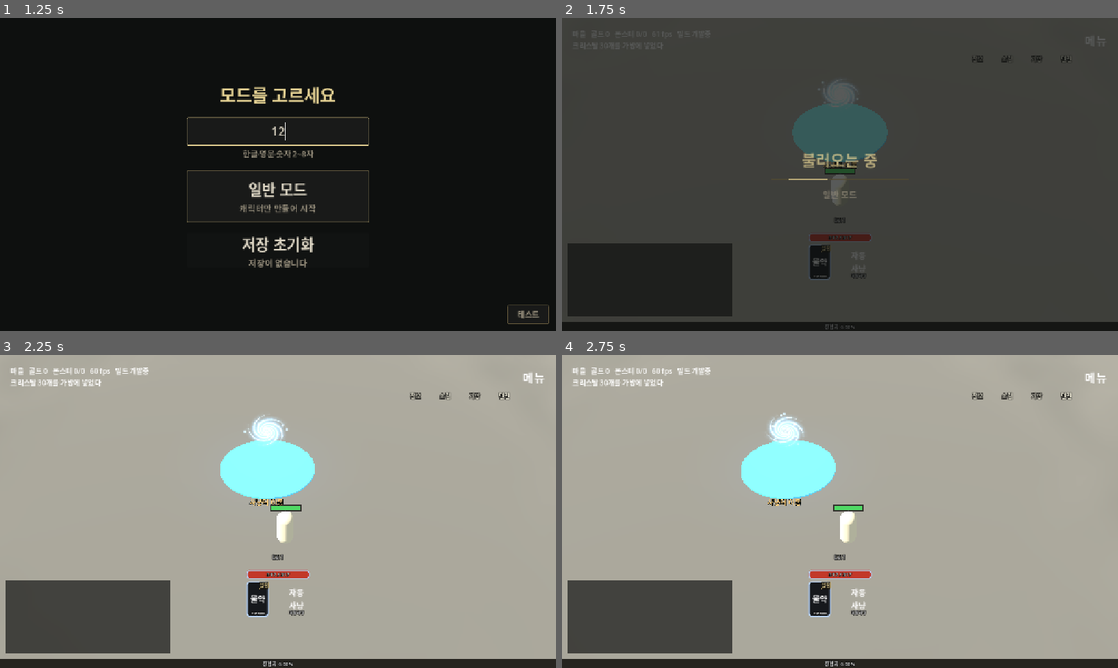
Above: before the commit, frames 1-4 (two rows, left to right).
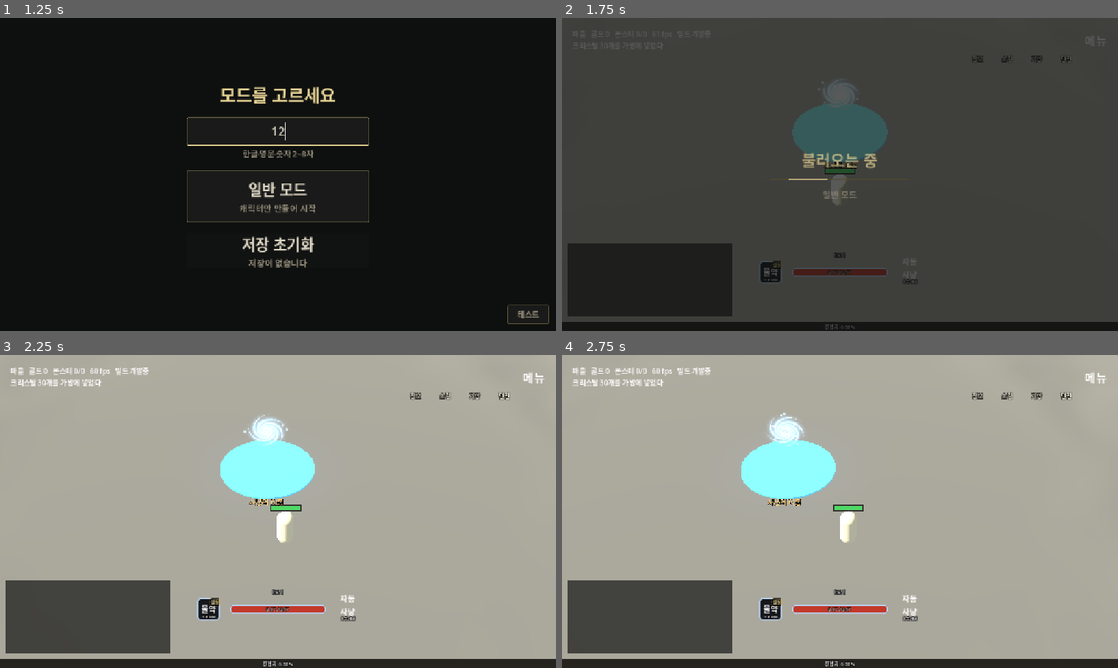
Above: after the commit, the same moments.

Repository: gogoalswo/MMORPG
Game: Godot game, scene res://start.tscn
Same seed, same stepped clock (60 frames per second), same inputs: the game is played once before the commit and once after it.
Inputs (mouse positions are in pixels of both pictures, inside the frame that each line leads up to):
- Up to frame 1 (1.25 s): click (278, 130) at 0.52 s; type "12" at 0.6 s
- Up to frame 2 (1.75 s): click (840, 196) at 1.27 s
- Up to frame 3 (2.25 s): tap Enter at 2 s; move the mouse to (400, 495) at 2.02 s; hold D from 2.03 s (still down); tap 1 at 2.1 s; click (400, 495) at 2.17 s
- Up to frame 4 (2.75 s): keep holding D

Frame 1 is identical in both runs. In frame 2, 1.2% of the frame differs, in the area x 35-64%, y 63-86%; in frame 3, 1.7%; in frame 4, 1.7%.

Commit message:
HUD 맨 아래 줄을 물약 · HP 막대(위에 레벨) · 자동사냥으로, HP 막대는 1.5배(220px)
요청대로 HP 막대를 양옆 칸 사이로 내리고 레벨 배지는 막대 바로 위에 둔다.
막대가 줄 안으로 들어가 줄 너비를 따라갈 수 없어 HP_BAR_W 로 길이를 정했다.
물약 칸은 자동사냥 너비 자리에 가운데로 앉혀 막대가 화면 가운데에 오게 했다.

Co-Authored-By: Claude Opus 5.5 <noreply@anthropic.com>
Claude-Session: https://claude.ai/code/session_01VkUvMK1KZSAi4TbK7rGG9j

Diff:
--- a/godot/game/game.gd
+++ b/godot/game/game.gd
@@ -116,6 +116,9 @@
 ## 막대 높이. **글자가 들어갈 만큼은 남겨야 한다** — 반으로 줄이면서 안쪽 여백
 ## (`BAR_PAD`)도 같이 줄였다 (2026-09-20)
 const HP_BAR_H := 22
+## 막대 길이. 맨 아래 줄 **물약과 자동사냥 사이**에 서면서 줄 너비를 못 따라가게 돼 정해 준다
+## (2026-10-02 요청 "HP바 길이를 지금의 1.5배로" — 그 전 길이는 물약~자동사냥 줄 147px 이었다)
+const HP_BAR_W := 220
 ## 막대 테두리 그림에서 테가 차지하는 두께 (9조각 여백). 얇은 선이라 작게 준다
 const BAR_FRAME_MARGIN := 5
 ## (채움은 직사각이라 여백이 필요 없다 — 홈이 `clip_children` 으로 잘라 준다)
@@ -163,7 +166,7 @@
 ## (2026-09-20). 테가 없으니 커도 스킬 칸으로 안 보인다
 const AUTO_CELL := 64
 const AUTO_INSET := 13
-## 퀵슬롯 줄과 자동사냥 칸 사이를 얼마나 띄우나
+## 체력 막대와 양옆 칸(물약·자동사냥) 사이를 얼마나 띄우나
 const AUTO_GAP := 8
 ## 고리를 칸 바닥에서 얼마나 띄우나 (글자 자리)
 const SPIN_LIFT := 13
@@ -3122,7 +3125,7 @@
 	return text
 
 
-## HUD 하단. **가운데에 퀵슬롯 4칸**, 오른쪽 아래에 자동사냥·스킬·가방 단추.
+## HUD 하단. **맨 아래 줄에 물약 · 체력 막대(위에 레벨 배지) · 자동사냥**, 그 위에 퀵슬롯 4칸.
 ##
 ## 퀵슬롯은 스킬 아이콘을 칸 테두리(ui_skill_slot)에 넣고, 쿨타임이 남았으면
 ## 시계 방향으로 걷히는 어둠과 남은 초를 얹는다. 빈 칸은 "+" — 눌러도 아무 일 없다.
@@ -3130,40 +3133,60 @@
 ## **앵커로 자리를 잡는다** (UI 는 조각을 앵커로 조립한다). 자식을 다 넣은 뒤에
 ## 최소 크기로 오프셋을 맞추고, 양쪽으로 자라게 해서 해상도가 바뀌어도 가운데에 남는다
 func _build_skill_bar() -> void:
-	# 아래 가운데 한 묶음 — 위에서부터 레벨 배지 · 경험치 % · 체력 막대 · 퀵슬롯
-	# (2026-09-20 요청). 왼쪽 위에 따로 있던 상태판을 여기로 내렸다.
-	# 세로 상자에 담아야 막대가 퀵슬롯 줄과 같은 길이로 늘어난다
+	# 아래 가운데 한 묶음 (2026-09-20 요청 — 왼쪽 위에 따로 있던 상태판을 여기로 내렸다).
+	# **맨 아래 줄이 [물약] [레벨 배지 / 체력 막대] [자동사냥]** 이다 (2026-10-02 요청 "HP를
+	# 아래로 내리고, 왼쪽에 물약 오른쪽에 자동사냥. 레벨은 지금처럼 HP위에"). 그 전에는
+	# 막대가 [물약·퀵슬롯·자동사냥] 줄 위에 그 줄 길이로 깔렸다. 퀵슬롯 줄은 그 위에 따로 선다
 	var column := VBoxContainer.new()
 	column.add_theme_constant_override("separation", 4)
 	column.mouse_filter = Control.MOUSE_FILTER_IGNORE
 	_ui_root.add_child(column)
 
 	_build_exp_gauge()
-	_build_level_badge(column)
+
+	# **보이는 액티브 스킬이 없으면 줄째 숨긴다** (2026-09-29 요청: "퀵슬롯 … 숨김 처리해") —
+	# 격투가는 평타만 쓴다. 스킬 표의 `hidden` 을 풀면 줄이 곧바로 돌아온다
+	var quick_row := HBoxContainer.new()
+	quick_row.add_theme_constant_override("separation", 5)
+	quick_row.size_flags_horizontal = Control.SIZE_SHRINK_CENTER
+	quick_row.visible = Skills.actives_shown(World.DEFAULT_JOB)
+	column.add_child(quick_row)
+
+	var dock := HBoxContainer.new()
+	dock.add_theme_constant_override("separation", 5)
+	column.add_child(dock)
+	_build_potion_cell(dock)
+
+	# 가운데 — 배지를 막대 바로 위에 얹는다. 양옆 칸과 **바닥을 맞추고**, 막대 아래에 여백을
+	# 줘서 막대 가운데가 칸 가운데 높이에 온다
+	var middle := VBoxContainer.new()
+	middle.add_theme_constant_override("separation", 4)
+	middle.size_flags_vertical = Control.SIZE_SHRINK_END
+	middle.mouse_filter = Control.MOUSE_FILTER_IGNORE
+	dock.add_child(middle)
+	_build_level_badge(middle)
 
 	var hp := _make_bar(HP_BAR_H, Color("#c33122"), 12)
 	_hp_bar = hp["bar"]
 	_hp_text = hp["text"]
-	column.add_child(hp["frame"])
-
-	var dock := HBoxContainer.new()
-	dock.add_theme_constant_override("separation", 5)
-	column.add_child(dock)
+	(hp["frame"] as Control).custom_minimum_size.x = HP_BAR_W
+	var hp_pad := MarginContainer.new()
+	hp_pad.mouse_filter = Control.MOUSE_FILTER_IGNORE
+	hp_pad.add_theme_constant_override("margin_bottom", int((AUTO_CELL - HP_BAR_H) / 2.0))
+	hp_pad.add_child(hp["frame"])
+	middle.add_child(hp_pad)
+
 	_bar_buttons.clear()
-	_build_potion_cell(dock)
 	for slot in int(GameData.combat().get("skillBarSize", 4)):
 		var cell := _make_skill_cell(QUICK_CELL, "ui_quick_slot", _on_bar_pressed.bind(slot), QUICK_MARGIN)
 		cell.find_child("key", true, false).text = str(slot + 1)
-		# **보이는 액티브 스킬이 없으면 숨긴다** (2026-09-29 요청: "퀵슬롯 … 숨김 처리해") —
-		# 격투가는 평타만 쓴다. 스킬 표의 `hidden` 을 풀면 칸이 곧바로 돌아온다
 		cell.visible = Skills.actives_shown(World.DEFAULT_JOB)
-		dock.add_child(cell)
+		quick_row.add_child(cell)
 		_bar_buttons.append(cell)
 		_bar_cooling.append(false)
 
-	# 자동사냥도 같은 칸이다 — 엄지가 퀵슬롯과 같은 높이에서 닿는다 (2026-09-19 요청).
-	# 켜지면 칸 위에서 화살표 고리가 돈다
-	# 퀵슬롯에서 한 뼘 띄운다 — 붙여 두면 다섯 번째 스킬 칸으로 보인다
+	# 자동사냥 칸 — 막대 오른쪽 (2026-10-02). 켜지면 칸 위에서 화살표 고리가 돈다.
+	# 막대에서 한 뼘 띄운다
 	var gap := Control.new()
 	gap.custom_minimum_size = Vector2(AUTO_GAP, 0)
 	gap.mouse_filter = Control.MOUSE_FILTER_IGNORE
@@ -3183,6 +3206,7 @@
 	var auto_badge: MarginContainer = _auto_cell.find_child("badge", true, false).get_parent().get_parent()
 	# 칸이 작아진 뒤로는 바닥에 바짝 붙인다 — 가운데로 올라오면 검 손잡이와 겹친다
 	auto_badge.add_theme_constant_override("margin_bottom", 4)
+	_auto_cell.size_flags_vertical = Control.SIZE_SHRINK_END
 	dock.add_child(_auto_cell)
 
 	_auto_spin = TextureRect.new()
@@ -3324,10 +3348,9 @@
 	_design_cell.grow_vertical = Control.GROW_DIRECTION_BEGIN
 
 
-## 물약 칸 — **퀵슬롯 왼쪽** (2026-09-26 요청: 처음엔 오른쪽 옆이었다가 "물약을 퀵슬롯 왼쪽에 두고").
+## 물약 칸 — **체력 막대 왼쪽** (2026-10-02 요청. 그 전엔 퀵슬롯 왼쪽이었다 — 2026-09-26).
 ## 누르면 마시고, 오른쪽 위 "설정" 으로 저절로 마실 HP % 를 고른다. 쿨타임은 스킬 칸과 같은
-## 어둠·바늘로 돈다 (`_refresh_potion`). 퀵슬롯과 `AUTO_GAP` 만큼 띄운다 — 붙이면 다섯 번째
-## 스킬 칸으로 보인다 (자동사냥 칸에서 받은 지적과 같다)
+## 어둠·바늘로 돈다 (`_refresh_potion`). 막대와 `AUTO_GAP` 만큼 띄운다
 func _build_potion_cell(dock: HBoxContainer) -> void:
 	_potion_cell = _make_skill_cell(QUICK_CELL, "ui_quick_slot", _drink_potion, QUICK_MARGIN)
 	_potion_cell.name = "potion"
@@ -3338,7 +3361,14 @@
 		_potion_cell.find_child("text", true, false).text = "물약"
 	# 칸의 누름(hit)보다 **뒤에** 얹어야 이 단추가 먼저 눌린다
 	_potion_cell.add_child(_cell_setting("potion_setting", _toggle_potion_panel))
-	dock.add_child(_potion_cell)
+	# 자동사냥 칸(`AUTO_CELL`)과 **같은 너비 자리**에 가운데로 앉힌다 — 양옆이 같아야 막대가
+	# 화면 가운데에 오고, 칸 가운데 높이도 자동사냥과 맞는다 (2026-10-02)
+	var seat := CenterContainer.new()
+	seat.custom_minimum_size = Vector2(AUTO_CELL, AUTO_CELL)
+	seat.size_flags_vertical = Control.SIZE_SHRINK_END
+	seat.mouse_filter = Control.MOUSE_FILTER_IGNORE
+	seat.add_child(_potion_cell)
+	dock.add_child(seat)
 
 	var gap := Control.new()
 	gap.custom_minimum_size = Vector2(AUTO_GAP, 0)
--- a/godot/tests/ui_test.gd
+++ b/godot/tests/ui_test.gd
@@ -396,15 +396,12 @@
 	game._transport.send(&"potionPct", {"pct": int(GameData.combat().get("potionAutoDefault", 50))})
 	await process_frame
 	var cell: Control = game._potion_cell
-	# 퀵슬롯 **왼쪽**, 한 뼘(`AUTO_GAP`) 띄워서 (2026-09-26 요청).
-	# 퀵슬롯 스킬 칸이 숨었으면(보이는 스킬이 없다, 2026-09-29) 자동사냥 칸 왼쪽이다 — 한 뼘 더 띄워진다
-	var quick_shown: bool = game._bar_buttons[0].visible
-	var first: Rect2 = (game._bar_buttons[0] if quick_shown else game._auto_cell).get_global_rect()
-	var reach := 20.0 if quick_shown else 40.0 + float(game.AUTO_GAP)
+	# 체력 막대 **왼쪽**, 한 뼘(`AUTO_GAP`) 띄워서 (2026-10-02 요청 — 그 전엔 퀵슬롯 왼쪽)
+	var bar: Rect2 = (game._hp_bar.get_parent() as Control).get_global_rect()
 	var rect := cell.get_global_rect()
-	if absf(rect.get_center().y - first.get_center().y) > 2.0 or rect.end.x > first.position.x \
-			or first.position.x - rect.end.x > reach:
-		_fail("물약 칸이 퀵슬롯 바로 왼쪽이 아니다: 물약 %s · 첫 퀵슬롯 %s" % [rect, first])
+	if absf(rect.get_center().y - bar.get_center().y) > 2.0 or rect.end.x > bar.position.x \
+			or bar.position.x - rect.end.x > 30.0:
+		_fail("물약 칸이 체력 막대 바로 왼쪽이 아니다: 물약 %s · 막대 %s" % [rect, bar])
 	var icon: TextureRect = cell.find_child("icon", true, false)
 	if icon.texture == null:
 		_fail("물약 아이콘이 없다 — npm run sync:godot 을 돌렸나")
@@ -516,20 +513,29 @@
 	if game._hp_bar.value != float(me.hp):
 		_fail("체력을 깎았는데 막대가 %d" % game._hp_bar.value)
 
-	# 퀵슬롯 바로 위에, 퀵슬롯과 같은 길이로 깔린다.
+	# 맨 아래 줄 — **물약 · 체력 막대 · 자동사냥** (2026-10-02 요청). 막대는 화면 가운데,
+	# 양옆 칸과 같은 높이, 길이는 `HP_BAR_W`(그 전 147px 의 1.5배).
 	# **테두리(부모) 기준이다** — 채움은 안쪽 여백만큼 좁다
 	var hp_frame: Control = game._hp_bar.get_parent()
 	var hp_rect: Rect2 = hp_frame.get_global_rect()
-	var quick: Rect2 = game._bar_buttons[0].get_global_rect()
+	var potion_rect: Rect2 = game._potion_cell.get_global_rect()
+	var auto_side: Rect2 = game._auto_cell.get_global_rect()
 	var badge: Rect2 = game._level_label.get_global_rect()
-	if hp_rect.end.y > quick.position.y + 1.0 or quick.position.y - hp_rect.end.y > 24.0:
-		_fail("체력 막대가 퀵슬롯 바로 위가 아니다: 막대 %s · 퀵슬롯 %s" % [hp_rect, quick])
 	if absf(hp_rect.get_center().x - screen.x / 2.0) > 2.0:
 		_fail("체력 막대가 화면 가운데가 아니다: %s" % hp_rect)
-	# 줄은 물약 칸(맨 왼쪽)에서 자동사냥 칸(맨 오른쪽)까지다
-	var row_left: float = game._potion_cell.get_global_rect().position.x
-	if absf(hp_rect.size.x - float(game._auto_cell.get_global_rect().end.x - row_left)) > 6.0:
-		_fail("체력 막대가 퀵슬롯 줄과 길이가 다르다 (%.0f)" % hp_rect.size.x)
+	if absf(hp_rect.size.x - float(game.HP_BAR_W)) > 1.0:
+		_fail("체력 막대 길이가 %.0f 다 — HP_BAR_W(%d) 여야 한다" % [hp_rect.size.x, game.HP_BAR_W])
+	if potion_rect.end.x > hp_rect.position.x or hp_rect.position.x - potion_rect.end.x > 30.0:
+		_fail("물약 칸이 막대 바로 왼쪽이 아니다: 물약 %s · 막대 %s" % [potion_rect, hp_rect])
+	if auto_side.position.x < hp_rect.end.x or auto_side.position.x - hp_rect.end.x > 30.0:
+		_fail("자동사냥 칸이 막대 바로 오른쪽이 아니다: 자동 %s · 막대 %s" % [auto_side, hp_rect])
+	for side: Rect2 in [potion_rect, auto_side]:
+		if absf(side.get_center().y - hp_rect.get_center().y) > 2.0:
+			_fail("막대와 양옆 칸 높이가 어긋난다: 막대 %s · 칸 %s" % [hp_rect, side])
+	if hp_rect.end.y > screen.y - float(game.EXP_GAUGE_H):
+		_fail("체력 막대가 경험치 띠에 걸린다: %s" % hp_rect)
+	if absf(badge.get_center().x - hp_rect.get_center().x) > 2.0 or hp_rect.position.y - badge.end.y > 8.0:
+		_fail("레벨 배지가 막대 바로 위 가운데가 아니다: 배지 %s · 막대 %s" % [badge, hp_rect])
 	if badge.end.y > hp_rect.position.y or badge.position.y < 0.0:
 		_fail("레벨 배지가 막대 위에 안 올라갔다: %s" % badge)
 	# 퍼센트 글자는 **맨 아래 띠 가운데**에 얹힌다 (2026-09-20 요청)
@@ -2245,14 +2251,13 @@
 	var last: Rect2 = quick[3].get_global_rect()
 	# 자동사냥 칸까지 **다섯 칸 한 줄**이 아래 가운데다 (2026-09-19 요청)
 	var auto_rect: Rect2 = game._auto_cell.get_global_rect()
-	# 묶음은 물약 칸(맨 왼쪽)부터 자동사냥 칸까지다 (2026-09-26 에 물약이 왼쪽으로 왔다)
-	var middle: float = (game._potion_cell.get_global_rect().position.x + auto_rect.end.x) / 2.0
-	if absf(middle - screen.x / 2.0) > 2.0 or last.end.y > screen.y or last.end.y < screen.y - 60:
-		_fail("퀵슬롯이 아래 가운데가 아니다: %s ~ %s" % [first, last])
+	# 퀵슬롯 줄은 **맨 아래 줄(물약 · 레벨 배지/체력 막대 · 자동사냥) 위** 가운데다 (2026-10-02)
+	var middle: float = (first.position.x + last.end.x) / 2.0
+	var badge_top: float = game._level_label.get_global_rect().position.y
+	if absf(middle - screen.x / 2.0) > 2.0 or last.end.y > badge_top or badge_top - last.end.y > 12.0:
+		_fail("퀵슬롯이 레벨 배지 바로 위 가운데가 아니다: %s ~ %s" % [first, last])
 	if last.intersects(auto_rect):
 		_fail("퀵슬롯이 자동사냥 칸과 겹친다")
-	if auto_rect.position.x < last.end.x:
-		_fail("자동사냥 칸이 퀵슬롯 옆이 아니다: %s" % auto_rect)
 
 	# 처음에는 액션바가 비어 있을 수 있다 — 앞의 넷을 올려 두고 시작한다
 	game._send_bar(Skills.for_job(str(me.job)).slice(0, 4))
@@ -2395,9 +2400,10 @@
 			_fail("보이는 스킬이 없는데 퀵슬롯 스킬 칸이 보인다")
 			break
 	await process_frame
-	# 물약·자동사냥 칸은 그대로 아래 가운데
+	# 물약·자동사냥 칸은 그대로 아래 가운데 — 물약은 자동사냥 너비 자리에 가운데로 앉아서
+	# 칸이 더 작다. 두 칸의 **가운데** 사이로 본다
 	var auto_rect: Rect2 = game._auto_cell.get_global_rect()
-	var middle: float = (game._potion_cell.get_global_rect().position.x + auto_rect.end.x) / 2.0
+	var middle: float = (game._potion_cell.get_global_rect().get_center().x + auto_rect.get_center().x) / 2.0
 	if absf(middle - screen.x / 2.0) > 2.0:
 		_fail("물약·자동사냥 칸이 아래 가운데가 아니다: 가운데 x=%.0f" % middle)
 
Not shown, changed: docs/features/README.md
Not shown, changed: docs/features/hud.md
